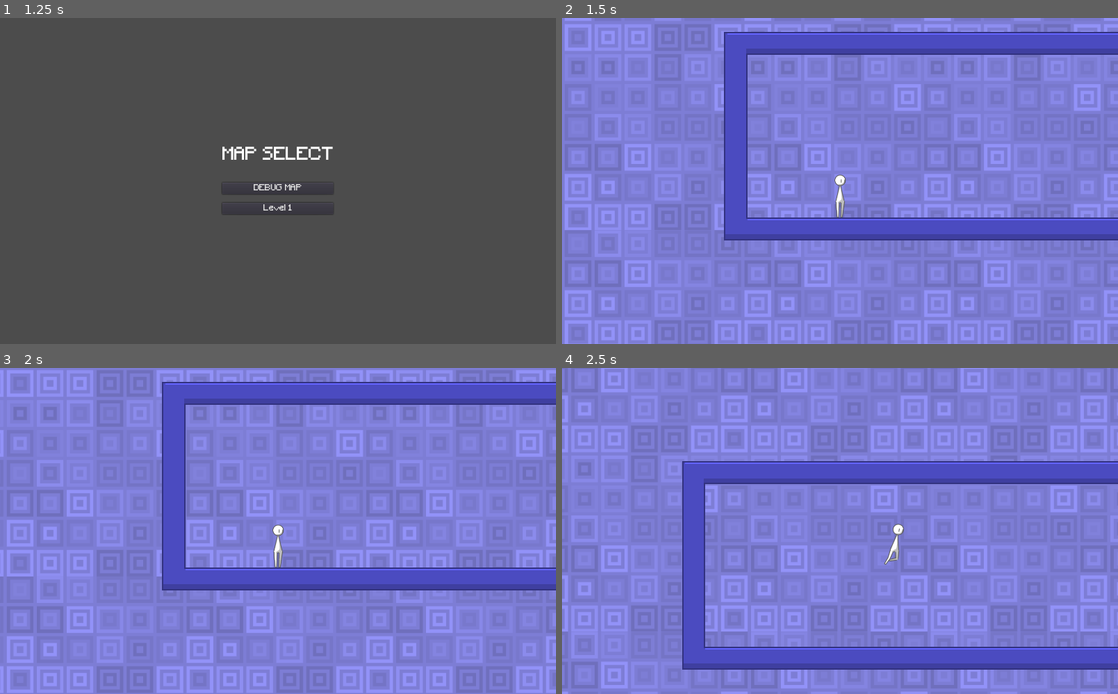
Above: before the commit, frames 1-4 (two rows, left to right).
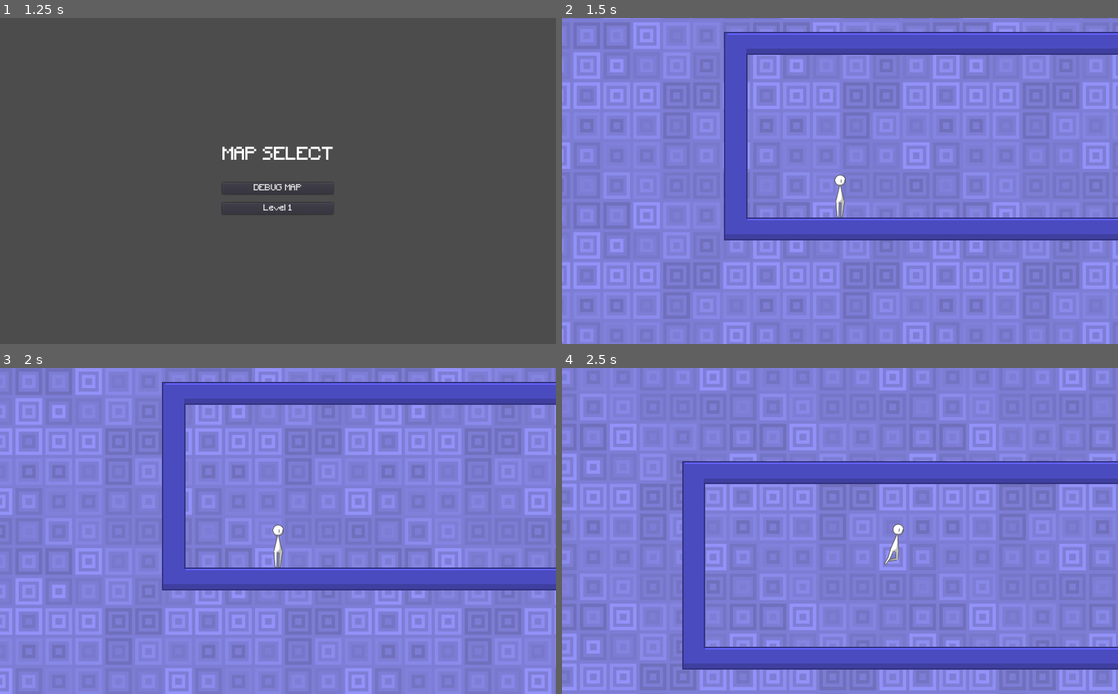
Above: after the commit, the same moments.

Repository: digitalphoton/gamejam_2020.11
Game: Godot game, scene res://Main.tscn
The game is run twice, just before and just after one commit, with the same random seed, the same clock (stepped at 60 frames per second) and the same inputs. Sound files missing from this copy of the repository are replaced by a short silence.
Inputs:
- Up to frame 1 (1.25 s): click "START" at 0.5 s
- Up to frame 2 (1.5 s): click "Level 1" at 1.25 s
- Up to frame 3 (2 s): no input
- Up to frame 4 (2.5 s): hold Right (Right) from 2.03 s (still down); hold E (Pickup) from 2.03 s (still down); tap Space (Jump) at 2.27 s

Frame 1 is identical in both runs. In frame 2, 23% of the frame differs, in the area x 0-100%, y 0-100%; in frame 3, 23%; in frame 4, 22%.

Commit message:
Arrumei a bg do nível novo

Diff:
--- a/Maps/Map1.tscn
+++ b/Maps/Map1.tscn
@@ -35,6 +35,12 @@
 z_index = 2
 tile_data = PoolIntArray( 327716, 0, 0, 327717, 0, 2, 327718, 0, 2, 327719, 0, 2, 327720, 0, 2, 327721, 0, 2, 327722, 0 …(4966 unchanged characters)…
 
+[node name="Goal" parent="." instance=ExtResource( 7 )]
+position = Vector2( 5568, 1248 )
+
+[node name="CollisionShape2D" parent="Goal" index="0"]
+shape = SubResource( 1 )
+
 [node name="Box" parent="." instance=ExtResource( 4 )]
 modulate = Color( 1, 1, 0.588235, 1 )
 position = Vector2( 3072, 800 )
@@ -43,17 +49,13 @@
 
 [node name="ParallaxLayer" parent="ParallaxBackground" index="0"]
 modulate = Color( 0.588235, 0.588235, 1, 1 )
+motion_mirroring = Vector2( 3310, 3310 )
 
 [node name="Sprite" parent="ParallaxBackground/ParallaxLayer" index="0"]
 texture = ExtResource( 6 )
-
-[node name="Goal" parent="." instance=ExtResource( 7 )]
-position = Vector2( 5568, 1248 )
-
-[node name="CollisionShape2D" parent="Goal" index="0"]
-shape = SubResource( 1 )
+region_rect = Rect2( 0, 0, 3310, 3310 )
 [connection signal="victory" from="Goal" to="." method="_on_Goal_victory"]
 
+[editable path="Goal"]
+
 [editable path="ParallaxBackground"]
-
-[editable path="Goal"]
